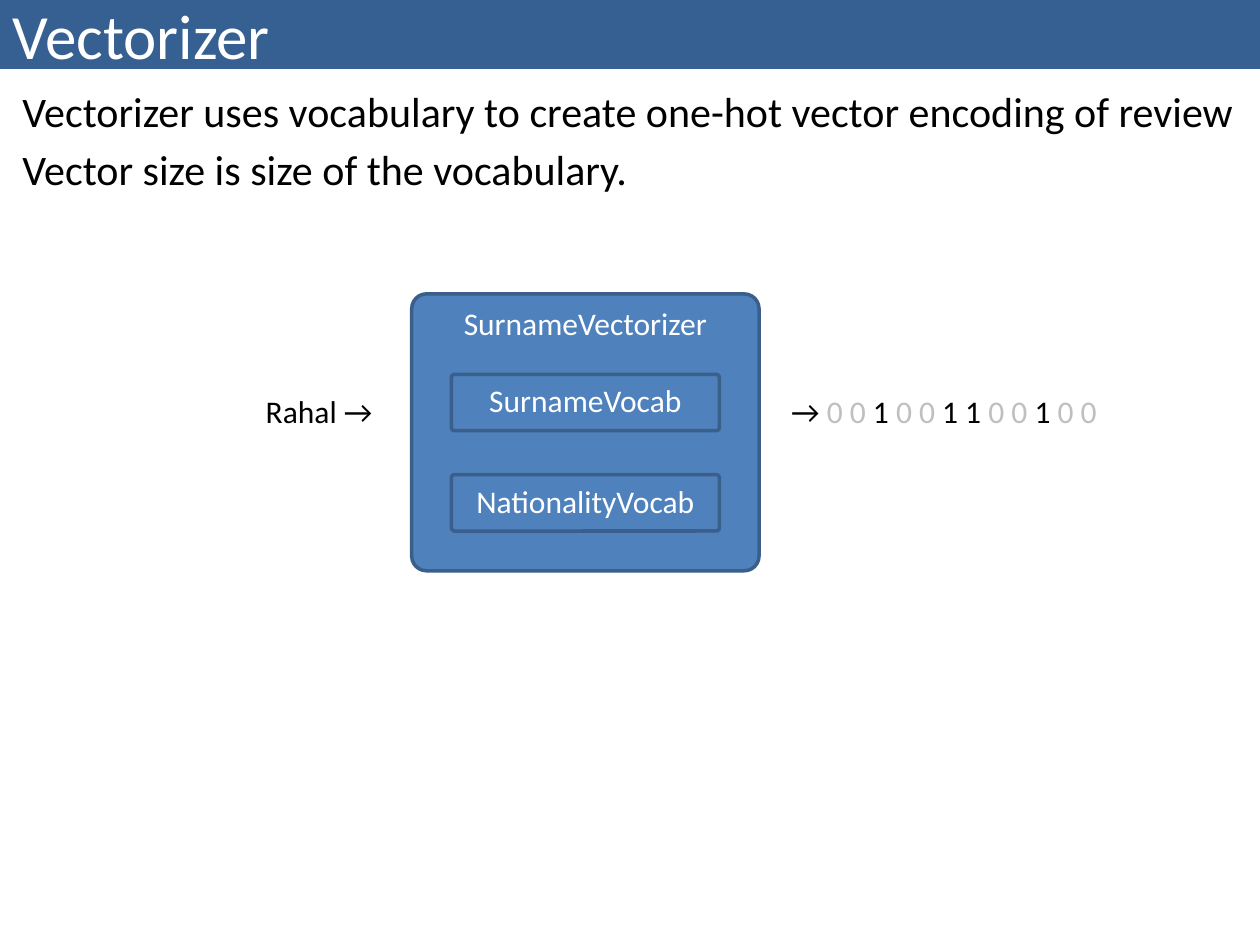
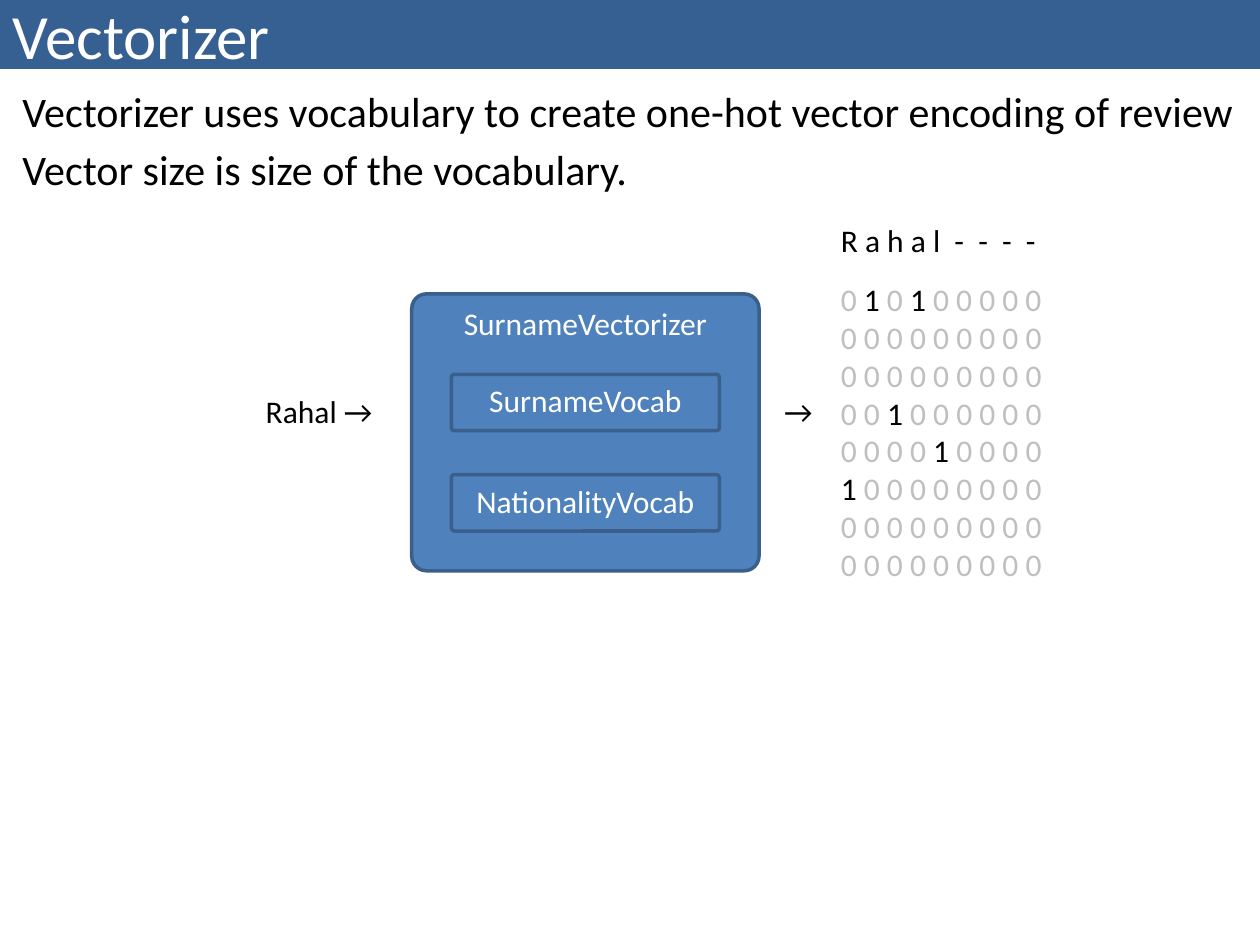
Before and after one commit to bzitko/nlp_repo, a slide deck: slide 6 of slides/nlp p03 feed forward networks/nlp p03.5 surname classification cnn.pptx. Drawn at 1260x945 pixels with LibreOffice and Linux fonts; fonts in the diff are those of the drawing. Boxes give left, top, right and bottom in pixels: in the first picture for what was removed or moved away, otherwise in the second. Text is boxed around its words. In the diff, an @@ line names an element or a change of style, - is before the commit and + after.

```diff
--- a/slides/nlp p03 feed forward networks/nlp p03.5 surname classification cnn.pptx
+++ b/slides/nlp p03 feed forward networks/nlp p03.5 surname classification cnn.pptx
@@ text added at (841,230,940,253), 18 pt, text #000000 @@
+R a h a l - - - -
@@ text at (841,290,1042,576): text changed @@
-→ 0 0 1 0 0 1 1 0 0 1 0 0
+0 1 0 1 0 0 0 0 0
+0 0 0 0 0 0 0 0 0
+0 0 0 0 0 0 0 0 0
+0 0 1 0 0 0 0 0 0
+0 0 0 0 1 0 0 0 0
+1 0 0 0 0 0 0 0 0
+0 0 0 0 0 0 0 0 0
+0 0 0 0 0 0 0 0 0
@@ text added at (772,386,829,436), 18 pt, text #000000 @@
+→
```
Also in this commit, not shown: 7 other slides changed, 8 slides removed, 7 other files.
